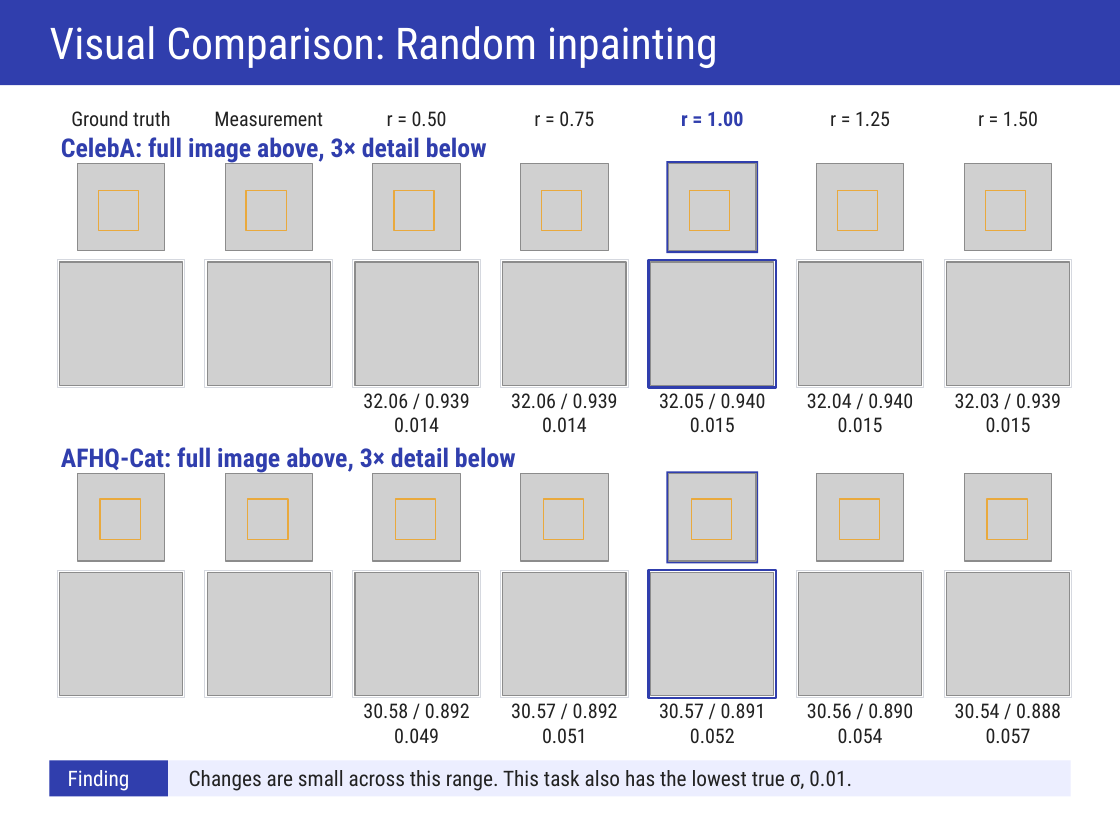
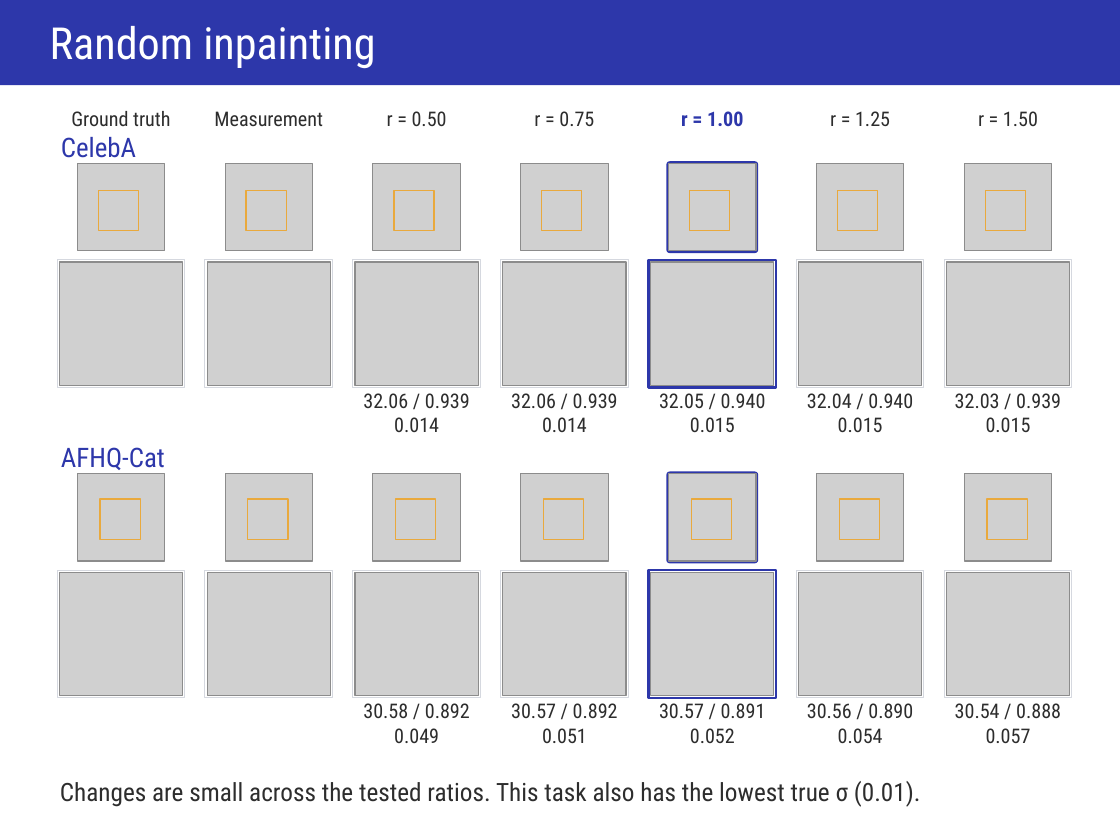
Before and after one commit to ItayShorian07/Diffusion--flower-project, a slide deck: slide 14 of artifacts/presentation/FLOWER- Presentation.pptx. Drawn at 1120x840 pixels with LibreOffice and Linux fonts; fonts in the diff are those of the drawing; grey boxes stand for pictures. Boxes give left, top, right and bottom in pixels: in the first picture for what was removed or moved away, otherwise in the second. Text is boxed around its words. In the diff, an @@ line names an element or a change of style, - is before the commit and + after.

```diff
--- a/artifacts/presentation/FLOWER- Presentation.pptx
+++ b/artifacts/presentation/FLOWER- Presentation.pptx
@@ rectangle at [0,0,1120,85]: fill #303EAD to #2D37AA @@
@@ text at [50,26,375,68]: text changed; size 29.2 to 29.6 pt @@
-Visual Comparison: Random inpainting
+Random inpainting
@@ text colour #222222 to #2D2D2D in 3 elements at [71,111,170,126], [214,111,323,126], [387,111,447,126] @@
@@ text at [61,137,136,158]: text changed; size 17.2 to 18 pt; text colour #303EAD to #2D37AA; bold off @@
-CelebA: full image above, 3× detail below
+CelebA
@@ text at [61,447,165,474]: text changed; size 17.2 to 18 pt; text colour #303EAD to #2D37AA; bold off @@
-AFHQ-Cat: full image above, 3× detail below
+AFHQ-Cat
@@ text "Changes are small across the ..." at [60,781,921,807]: vertical alignment middle to top @@
@@ rectangle removed at [49,760,1071,795] @@
@@ rectangle removed at [49,760,168,795] @@
@@ text removed at [68,770,130,791] @@
-Finding
@@ text at [60,781,921,807]: text changed; size 14.2 to 16.9 pt; text colour #222222 to #2D2D2D @@
-Changes are small across this range. This task also has the lowest true σ, 0.01.
+Changes are small across the tested ratios. This task also has the lowest true σ (0.01).
```
Also in this commit, not shown: 19 other slides changed, 2 other files.
